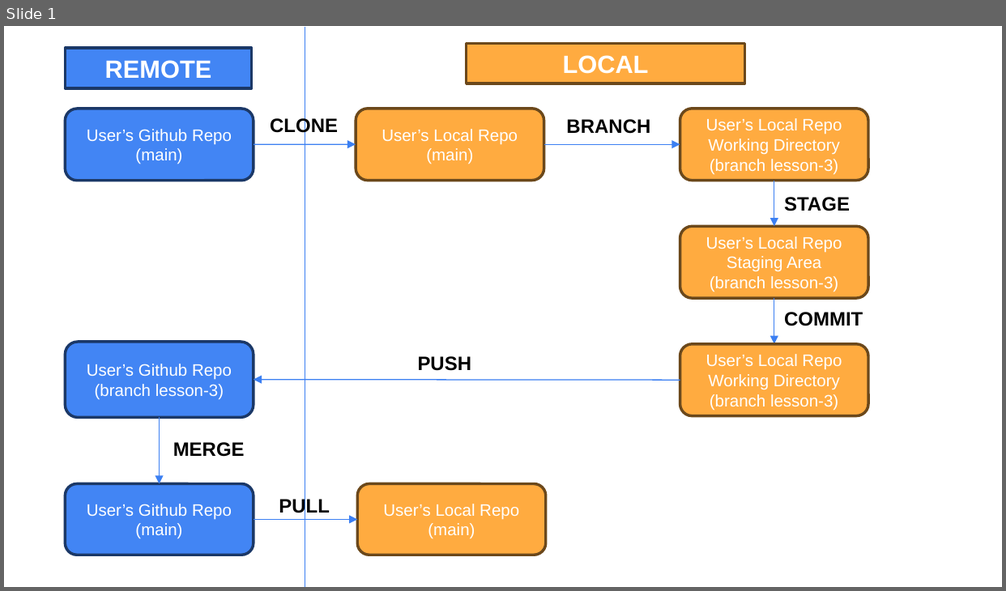
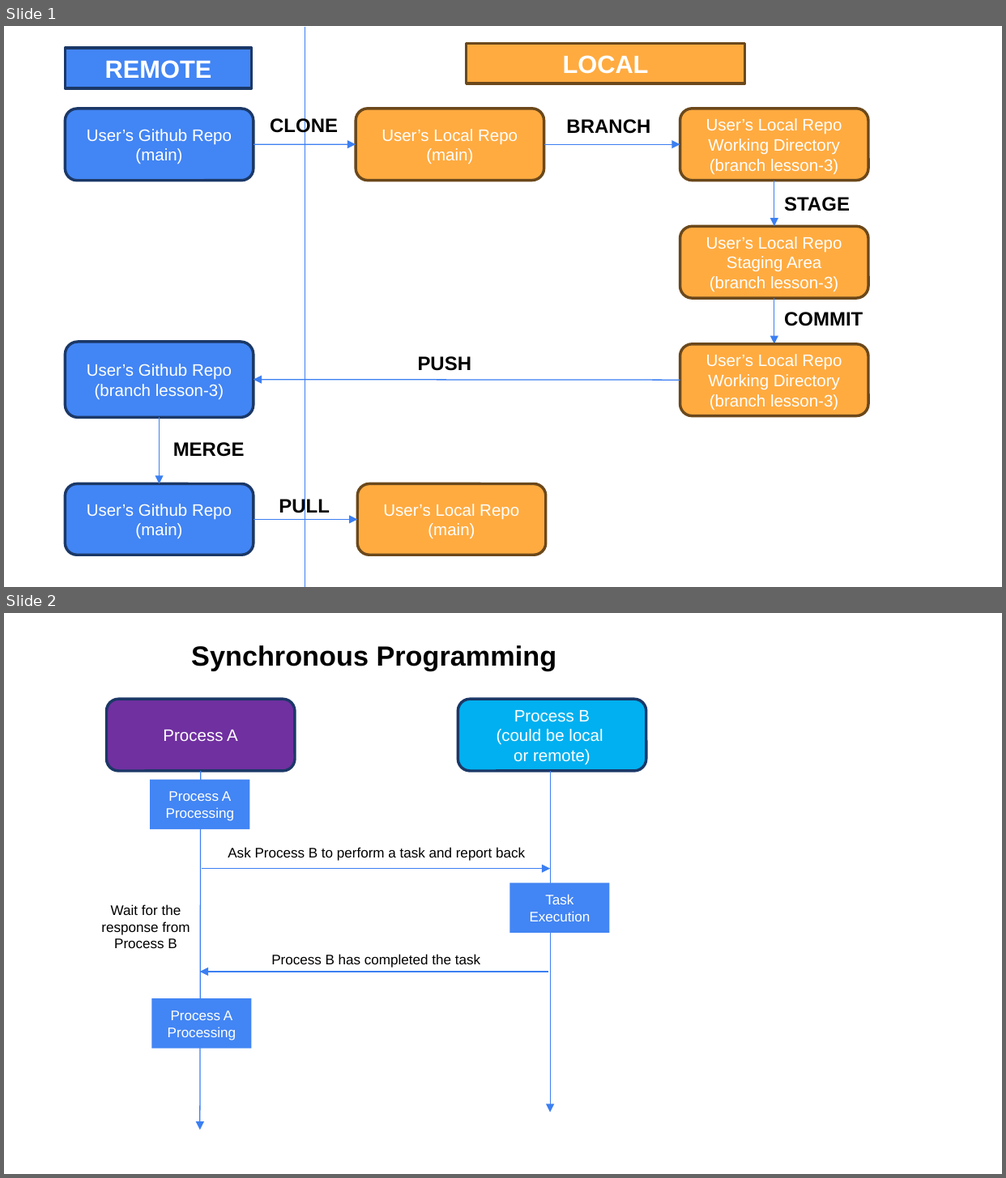
Before and after one commit to mannsn/intro-to-programming-2026, a slide deck: assets/GitFlow.pptx. Shown one above the other, each under a label of ours: slide 1 before the commit, slides 1 and 2 after it. The pictures are 1006x591 and 1006x1178 pixels, drawn with LibreOffice and Linux fonts; fonts in the diff are those of the drawing. Boxes give left, top, right and bottom in pixels: in the first picture for what was removed or moved away, otherwise in the second. Text is boxed around its words. In the diff, an @@ line names an element or a change of style, - is before the commit and + after.

```diff
--- a/assets/GitFlow.pptx
+++ b/assets/GitFlow.pptx
@@ slide 2 added at (4,613,1002,1174), background #FFFFFF @@
@@ text added at (191,645,557,671), 20 pt, text #000000, bold @@
+Synchronous Programming
@@ rounded rectangle added at (107,699,296,771), fill #7030A0, outline #1B3867 2 pt, 12 pt, text #FFFFFF @@
+Process A
@@ rounded rectangle added at (458,699,646,771), fill #00B0F0, outline #1B3867 2 pt, 12 pt, text #FFFFFF @@
+Process B
+(could be local
+or remote)
@@ rectangle added at (150,780,249,829), fill #4285F4, 10 pt, text #FFFFFF @@
+Process A
+Processing
@@ arrow added from (201, 771) to (199, 1130), #3B7FF2 0.75 pt @@
@@ arrow added from (550, 771) to (550, 1113), #3B7FF2 0.75 pt @@
@@ text added at (228,847,525,861), 10 pt, text #000000 @@
+Ask Process B to perform a task and report back
@@ arrow added from (202, 868) to (550, 868), #3B7FF2 0.75 pt @@
@@ rectangle added at (510,884,610,933), fill #4285F4, 10 pt, text #FFFFFF @@
+Task
+Execution
@@ text added at (101,905,189,948), 10 pt, text #000000 @@
+Wait for the response from
+Process B
@@ arrow added from (549, 973) to (199, 973), #3B7FF2 0.75 pt @@
@@ text added at (271,954,480,968), 10 pt, text #000000 @@
+Process B has completed the task
@@ rectangle added at (151,999,252,1048), fill #4285F4, 10 pt, text #FFFFFF @@
+Process A
+Processing
```
Also in this commit, not shown: 1 other slide added, 8 other files.
